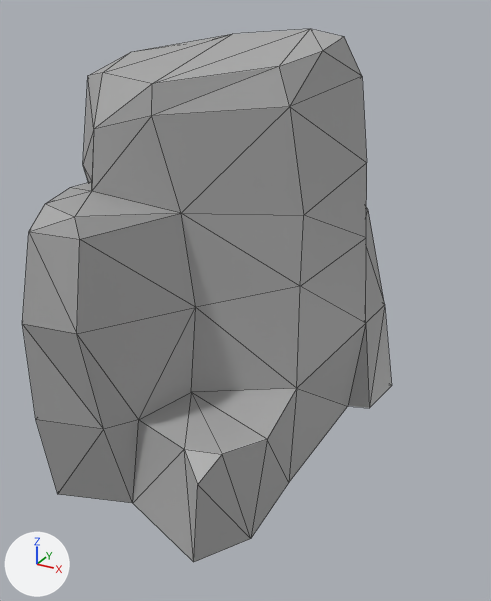
One commit to the FBX model Assets/Models/Tile_Component/Rocks.fbx: the scene before it, then after it.
Camera for both pictures: a camera (50 mm lens) standing at (0.0132, -0.0243, 0.0189) and looking at (-0.0002, 0.0001, 0.0067). Lighting does not change. The marker at lower left points along +X, +Y and +Z. Mesh edges are drawn as thin lines.

Objects in the first picture: 'Rocks'.
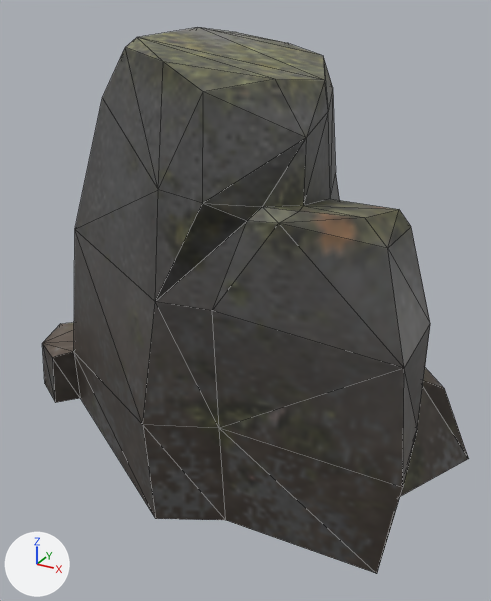
Location of each change, (x1, y1, x2, y2) in pixels of the pictures (491 x 601 px):
'Rocks', recoloured, reshaped, moved, turned, rescaled: before (22, 29, 392, 562); after (42, 27, 469, 574)

The change, as a list of edits to the scene's bpy script:
```text
Add img_smallassets_png:
    img_smallassets_png = load_image('smallassets.png', '../../Textures/smallassets.png', 512, 512, 'sRGB')
Add mat_smallassets:
    mat_smallassets = principled_material('SmallAssets')
    mat_smallassets.texture = img_smallassets_png  # with its transparency
Change me_mesh:
    used by ob_rocks; location = (-0.00144, -0.00014, 0.0); scale = (0.011, 0.011, 0.011)
    remove me_mesh.from_pydata(...)  # 82 vertices, 147 faces; spans x -0.53..0.57, y -0.78..0.9, z 0.0..1.63
    remove me_mesh.materials.append(mat_lambert2)  # grey #aaaaaa
    add me_mesh.from_pydata(...)  # 82 vertices, 147 faces; spans x -1.21..1.07, y 0.0..1.79, z -0.87..0.71
    me_mesh part 1: 82 of 82 vertices moved; they spanned x -0.53..0.57, y -0.78..0.9, z 0.0..1.63 and now span x -1.21..1.07, y 0.0..1.79, z -0.87..0.71; mean shift (-0.04, 0.83, -0.79); largest move (0.4, 0.02, 1.58) -> (0.04, 1.73, -0.44)
    add me_mesh.materials.append(mat_smallassets)  # picture img_smallassets_png
Change ob_rocks:
    ob_rocks.location: (-0.00144, -0.00014, 0.0) -> (-0.00086, -0.00014, 0.0)
    ob_rocks.rotation_euler: (0.0, 0.0, 0.0) -> (1.571, 0.0, 0.0)  # degrees (0, 0, 0) -> degrees (90, 0, 0)
    ob_rocks.scale: (0.011, 0.011, 0.011) -> (0.01, 0.01, 0.01)
```
